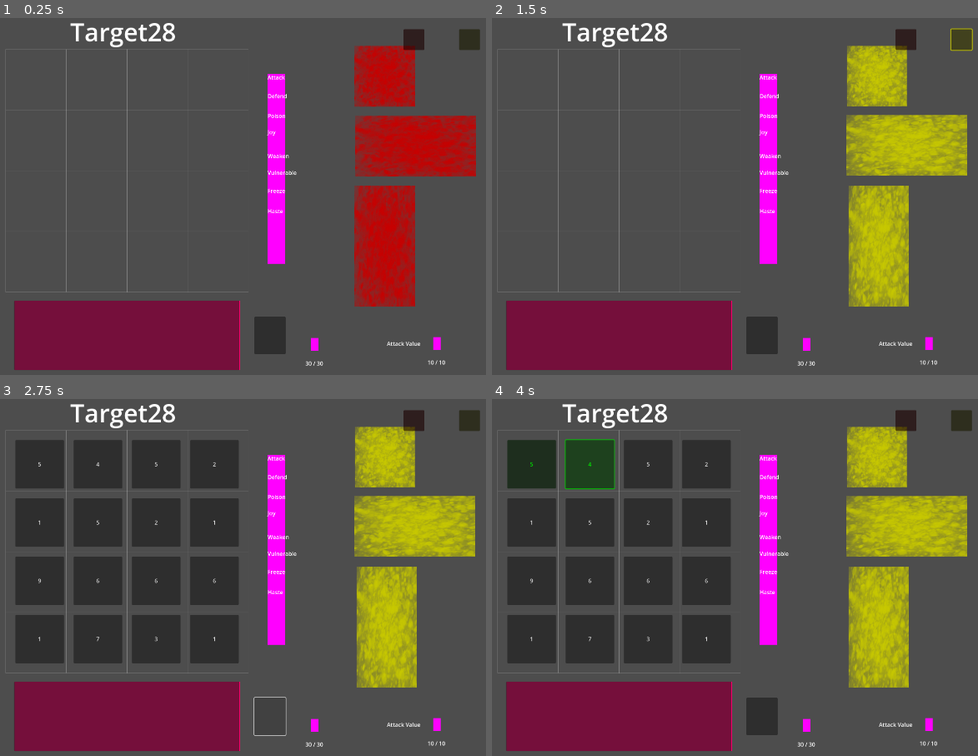
Above: before the commit, frames 1-4 (two rows, left to right).
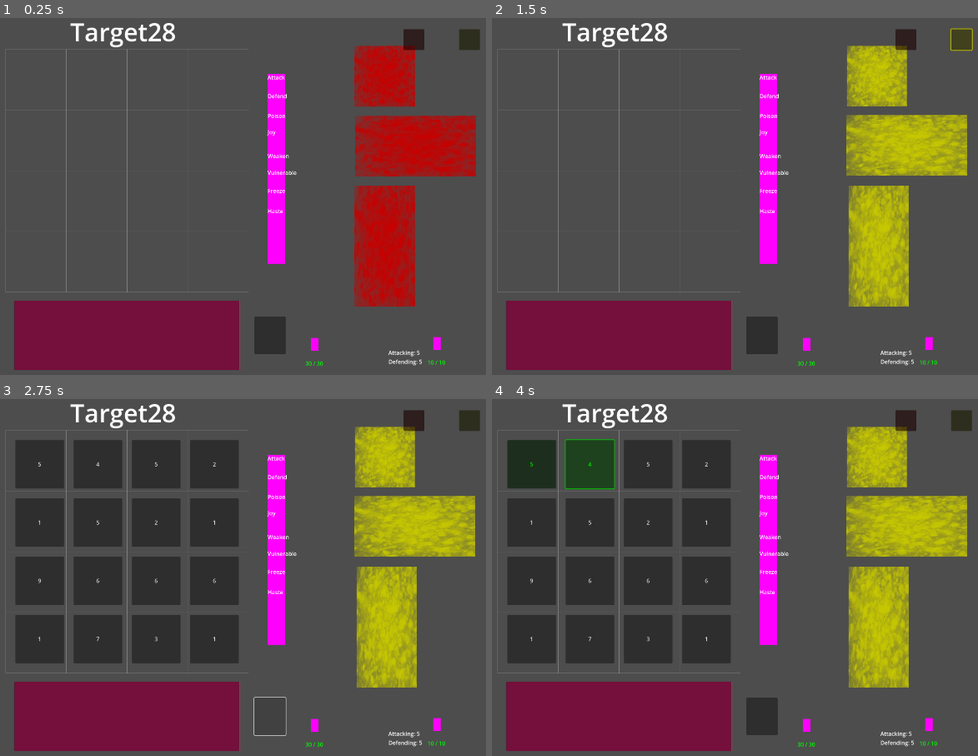
Above: after the commit, the same moments.

Repository: rjstebner/Spadding
Game: Godot game, scene res://main.tscn
Same seed, same stepped clock (60 frames per second), same inputs: the game is played once before the commit and once after it.
Inputs (mouse positions are in pixels of both pictures, inside the frame that each line leads up to):
- Up to frame 1 (0.25 s): no input
- Up to frame 2 (1.5 s): click (905, 39) at 0.5 s; click (963, 39) at 1.25 s
- Up to frame 3 (2.75 s): click (272, 716) at 2 s
- Up to frame 4 (4 s): click "5" at 2.75 s; click "4" at 3.5 s

The runs differ from the first frame. In frame 1, 0.2% of the frame differs, in the area x 62-92%, y 90-98%; in frame 2, 0.2%; in frame 3, 0.2%; in frame 4, 0.2%.

Commit message:
Have working enemy hp and play hp traking

Diff:
--- a/Script/combat_manager.gd
+++ b/Script/combat_manager.gd
@@ -1,14 +1,41 @@
 extends Node2D
 
+var goButton
+# scores are being sent by the go button
 var scores
+var player
+var enemy
+var target
+var current_action
+
+func _ready() -> void:
+
+	player = $Player
+	enemy = $Enemy
+	# incase I need it
+	#goButton = get_node("../GamePlayPanel/GoButton")
+	get_enemy_action()
 
 
-#func start_turn()
-#player turn first
-	# set sheild to 0
-	#player deals damage
+
+func start_turn():
+	print("turn starting")
+
+	#Set player as target for sheild
+	set_target(1)
+
+	gain_shield(scores[1])
+	update_labels()
+	await delay(1)
+
+	#set enemy as target then continue
+	set_target(0)
+
+	deal_damage(scores[0])
+	update_labels()
+	await delay(1)
 		#remeber to consider joy and vul
-	#player gains shield
+
 	#player applies joy
 	#player applies poison
 	#player applies weak
@@ -16,8 +43,85 @@
 	#player freezes
 		#remeber increase freeze threshold
 
-#enemy turn
+	#enemy turn
 	# set sheild to 0
+	if enemy.shield != 0:
+		enemy.shield = 0
+
 	# Choose action
-	#
-#update labels
+	do_enemy_action()
+	get_enemy_action()
+	update_labels()
+	await delay(1)
+
+	# set sheild to 0
+	if player.shield != 0:
+		player.shield = 0
+
+
+
+func set_target(value: int):
+	if value == 0:
+		target = enemy
+	else:
+		target = player
+
+func deal_damage(value: int ):
+	target.shield -= value
+	if target.shield <= 0:
+		target.curr_hp += target.shield
+
+func gain_shield(value: int):
+	target.shield += value
+
+func get_enemy_action():
+	var roll = float(randi() % 10) # a random number between 1 and 10
+	for action in enemy.actions:
+		if roll in action["chance"]:
+			current_action = action
+	display_enemy_action()
+
+func do_enemy_action():
+	for type in current_action["type"]:
+		match type:
+			"attack":
+				deal_damage(int(current_action["damage"]))
+			"shield":
+				set_target(0)
+				gain_shield(int(current_action["shield"]))
+
+
+func delay(seconds: float):
+	await get_tree().create_timer(seconds).timeout
+
+
+func update_labels():
+	if player.shield > 0:
+		player.get_node("HPLabel").text = "Shield " + str(player.shield)
+		player.get_node("HPLabel").modulate = Color(1, 1, 0)
+	else:
+		player.get_node("HPLabel").text = "HP " + str(player.curr_hp) + " / " + str(player.max_hp)
+		if player.curr_hp < 0:
+			player.get_node("HPLabel").modulate = Color(1, 0, 0)
+		else:
+			player.get_node("HPLabel").modulate = Color(0, 1, 0)
+
+	if enemy.shield > 0:
+		enemy.get_node("HPLabel").text = "Shield " + str(enemy.shield)
+		enemy.get_node("HPLabel").modulate = Color(1, 1, 0)
+	else:
+		enemy.get_node("HPLabel").text = "HP " + str(enemy.curr_hp) + " / " + str(enemy.max_hp)
+		if enemy.curr_hp < 0:
+			enemy.get_node("HPLabel").modulate = Color(1, 0, 0)
+		else:
+			enemy.get_node("HPLabel").modulate = Color(0, 1, 0)
+
+func display_enemy_action():
+	var intention = enemy.get_node("Plan")
+	intention.text = ""
+	for type in current_action["type"]:
+		match type:
+			"attack":
+				intention.text += "\n Attacking: " + str(current_action["damage"])
+			"shield":
+				intention.text += "\n Defending: " + str(current_action["shield"])
--- a/Script/enemy.gd
+++ b/Script/enemy.gd
@@ -4,6 +4,8 @@
 
 var max_hp
 var curr_hp
+var shield: int
+var actions: Array
 
 func _ready():
 	randomize()
@@ -11,9 +13,12 @@
 	if enemy.size() > 0:  # Use size() to check if a dictionary is not empty
 		print("You encountered a %s!" % enemy["name"])
 		hp_label.text = "%d / %d" % [enemy["health"], enemy["health"]]
-
+		hp_label.modulate = Color(0,1,0)
 	max_hp = int(enemy.health)
 	curr_hp = max_hp
+	if enemy.has("actions"):
+		actions = enemy["actions"]
+
 func get_random_enemy_from_location(location_code: String) -> Dictionary:
 	var enemies = load_json_file("res://data/monsters.json")
 	var matching_enemies = []
--- a/Script/go_button.gd
+++ b/Script/go_button.gd
@@ -77,7 +77,6 @@
 	active_buttons_total = 0
 
 	for data in active_buttons.values():
-		print("Type of number:", typeof(data["number"]), " Value:", data["number"])
 		active_buttons_total += int(data["number"])
 
 		match data["rune_type"]:
@@ -124,7 +123,6 @@
 		button.set_button_number([1, 2, 3, 4, 5, 6, 7, 8, 9])  # Reset button number to default
 
 func victory() -> void:
-	print("You win!")
 	timer_duration -= 0.5
 	timer.start(timer_duration)
 	randomize_target(10,40)
@@ -132,7 +130,6 @@
 
 func defeat() -> void:
 	# This function is called when the player loses
-	print("You lose!")
 	# Disable the number Panel and reset rune postion
 	#play animation
 	#when animation finshed
@@ -149,8 +146,9 @@
 	timer_duration = timer_default_duration
 
 	send_scores_to_combat()
-	#combat_manager.start_turn()
+	await combat_manager.start_turn()
 	reset_scores()
+	timer.stop()
 
 
 func _on_timer_timeout() -> void:
--- a/Script/item.gd
+++ b/Script/item.gd
@@ -17,7 +17,6 @@
 	area.input_pickable = true
 	area.connect("input_event", Callable(self, "_on_input_event"))
 	z_index = -1
-	print("Cell Shape: ", cell_shape)
 
 func _on_input_event(_viewport, event, _shape_idx):
 	if event is InputEventMouseButton:
@@ -45,19 +44,15 @@
 	if grid.can_place_item(self, cell):
 		grid.place_item(self, cell)
 		current_grid_pos = cell
-		print("Item snapped to grid at: ", cell)
 	else:
 		var active_piece = ActivePiece.get_active_piece()
 		active_piece.position = active_piece.default_location
-		print(active_piece.default_location)
-		print("Can't place item here")
 
 func get_rune_type() -> String:
 	return rune_type
 
 func get_shape_cells() -> Array:
 
-	print("Cell Shape: ", cell_shape)
 	return cell_shape
 
 func clear_current_grid_pos():
@@ -66,4 +61,3 @@
 			var cell = current_grid_pos + Vector2i(shape_offset)
 			grid.occupied[cell.x][cell.y] = null
 		current_grid_pos = Vector2i(-1, -1)
-		print("Cleared current grid position")
--- a/Script/item_grid.gd
+++ b/Script/item_grid.gd
@@ -23,14 +23,11 @@
 
 # Check if an item can be placed at a specific grid position
 func can_place_item(item, grid_pos: Vector2i) -> bool:
-	print("Checking if item can be placed at: ", grid_pos)
 	for offset in item.get_shape_cells():
 		var cell = grid_pos + Vector2i(offset)
 		if cell.x < 0 or cell.y < 0 or cell.x >= GRID_WIDTH or cell.y >= GRID_HEIGHT:
-			print("Cell is out of bounds")
 			return false
 		if occupied[cell.x][cell.y] != null:
-			print("Cell is occupied")
 			return false
 	return true
 
--- /dev/null
+++ b/Script/main_combat_instantiator.gd
@@ -0,0 +1,11 @@
+extends Node2D
+
+
+# Called when the node enters the scene tree for the first time.
+func _ready() -> void:
+	pass # Replace with function body.
+
+
+# Called every frame. 'delta' is the elapsed time since the previous frame.
+func _process(delta: float) -> void:
+	pass
--- a/Script/number_button.gd
+++ b/Script/number_button.gd
@@ -51,20 +51,15 @@
 
 	if rune_type == "default":
 			set_button_number([1, 2, 3, 4, 5, 6, 7, 8, 9])
-			modulate = Color(1, 1, 1)
 
 	elif rune_type == "attack":
 			set_button_number([1, 2, 3, 4, 5, 6, 7, 8, 9])
-			modulate = Color(1, 0, 0)
-			print("Button change is happending ", rune_type, " ", modulate)
 
 
 	elif rune_type == "defend":
 			set_button_number([1, 2, 3, 4, 5, 6, 7, 8, 9])
-			modulate = Color(1, 1, 0)
 
 	else:
-		modulate = Color(1, 1, 1)
 
 		set_button_number([1, 2, 3, 4, 5, 6, 7, 8, 9])
 
--- a/Script/player.gd
+++ b/Script/player.gd
@@ -2,6 +2,7 @@
 
 var max_hp = 0
 var curr_hp = 0
+var shield = 0
 @onready var hp_label = $HPLabel  # Adjust the path as needed
 
 func _ready():
@@ -9,6 +10,9 @@
 	var player_stats = get_active_player(data)
 	if player_stats:
 		hp_label.text = "%d / %d" % [player_stats.curr_hp, player_stats.max_hp]
+		hp_label.modulate = Color(0,1,0)
+	max_hp = int(player_stats.max_hp)
+	curr_hp = int(player_stats.curr_hp)
 
 func load_json_file(path: String) -> Array:
 	var file = FileAccess.open(path, FileAccess.READ)
@@ -19,6 +23,7 @@
 			return parsed
 	return []
 
+
 func get_active_player(data: Array) -> Dictionary:
 	if data.size() == 0:
 		return {}
--- a/Script/rune_page.gd
+++ b/Script/rune_page.gd
@@ -5,7 +5,6 @@
 # Called when the node enters the scene tree for the first time.
 func _ready() -> void:
 	runes = get_tree().get_nodes_in_group("Rune")
-	print("Runes: ", runes)
 	for rune in runes:
 		rune.position = rune.default_location
 
@@ -22,11 +21,9 @@
 
 
 func button_pressed(rune_type: String) -> void:
-	print("Button Pressed: ", rune_type)
 	for rune in runes:
 		if rune.get_rune_type() == rune_type:
 			rune.visible = true
-			print("Rune Found: ", rune)
 		else:
 			if rune.position == rune.default_location:
 				rune.visible = false
--- a/data/monsters.json
+++ b/data/monsters.json
@@ -6,14 +6,20 @@
 		"health": 10,
 		"actions": [
 			{
-				"chance": [0, 1, 2, 3, 4],
-				"type": "attack",
+				"chance": [0, 1, 2, 3],
+				"type": ["attack"],
 				"damage": 10
 			},
 			{
-				"chance": [5, 6, 7, 8, 9],
-				"type": "shield",
-				"amount": 10
+				"chance": [4, 5, 6, 7],
+				"type": ["shield"],
+				"shield": 10
+			},
+			{
+				"chance": [8,9],
+				"type": ["attack", "shield"],
+				"damage": 5,
+				"shield": 5
 			}
 		]
 	}
--- a/main.tscn
+++ b/main.tscn
@@ -1,5 +1,6 @@
-[gd_scene load_steps=27 format=3 uid="uid://dde6h1w1rw1c7"]
-
+[gd_scene load_steps=28 format=3 uid="uid://dde6h1w1rw1c7"]
+
+[ext_resource type="Script" path="res://Script/main_combat_instantiator.gd" id="1_udene"]
 [ext_resource type="Script" path="res://Script/item_grid.gd" id="2_yvv52"]
 [ext_resource type="Script" path="res://Script/target_total.gd" id="4_f4vox"]
 [ext_resource type="Script" path="res://Script/number_panel.gd" id="4_q5rvt"]
@@ -37,6 +38,7 @@
 [sub_resource type="PlaceholderTexture2D" id="PlaceholderTexture2D_c4cck"]
 
 [node name="Main" type="Node2D"]
+script = ExtResource("1_udene")
 
 [node name="ItemGrid" type="Control" parent="."]
 layout_mode = 3
@@ -620,7 +622,7 @@
 offset_bottom = 103.0
 text = "Hp: "
 
-[node name="Label2" type="Label" parent="CombatManager/Enemy"]
+[node name="Plan" type="Label" parent="CombatManager/Enemy"]
 offset_left = -110.0
 offset_top = 26.0
 offset_right = -13.0
Not shown, added: export_presets.cfg
Not shown, added: maiD3E.tmp
Not shown, added: mathmagic.console.exe
Not shown, added: mathmagic.exe
Not shown, added: mathmagic.pck
